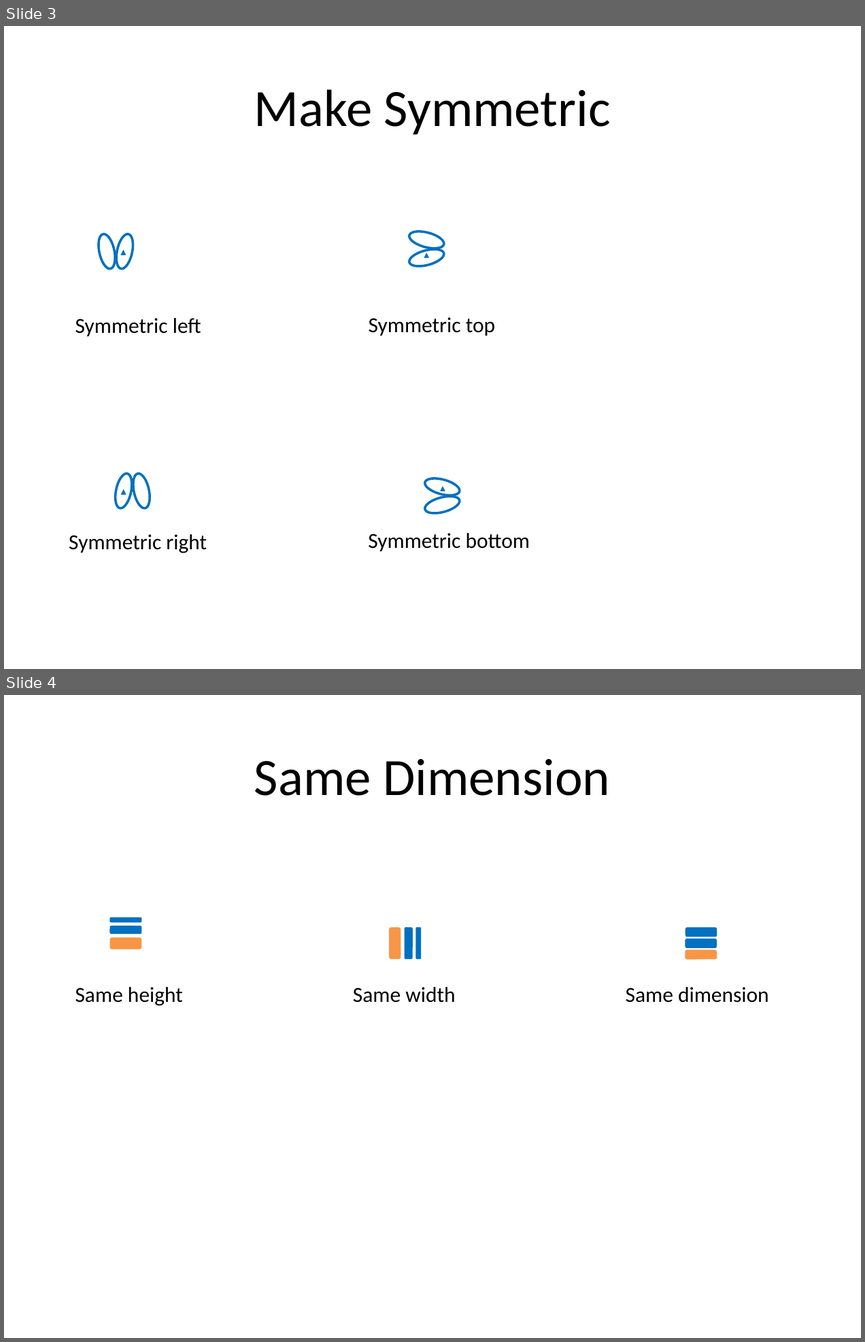
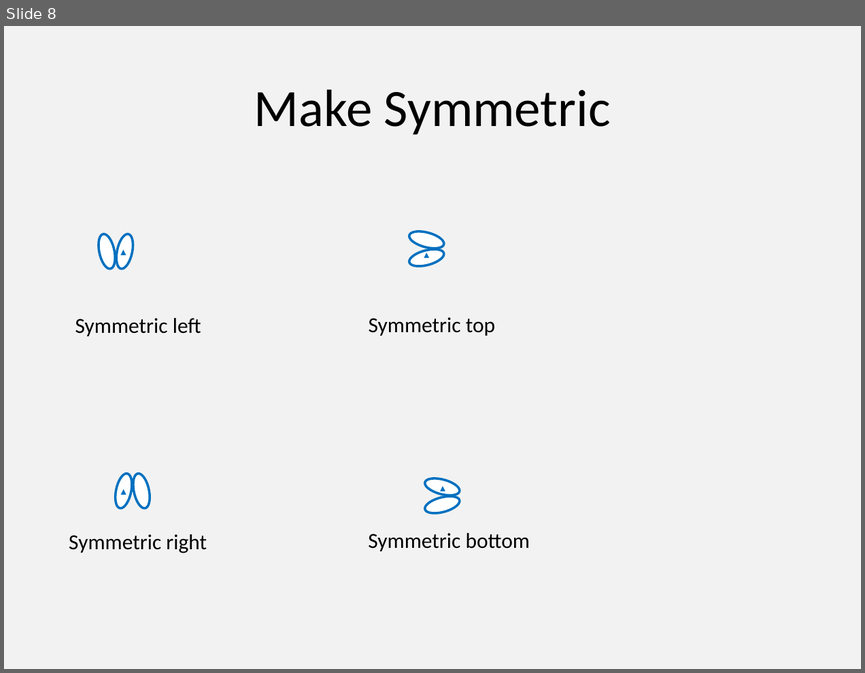
Before and after one commit to PowerPointLabs/PowerPointLabs, a slide deck: doc/Icons-ResizeLab.pptx. Shown one above the other, each under a label of ours: slides 3 and 4 before the commit, slide 8 after it. The pictures are 865x1342 and 865x673 pixels, drawn with LibreOffice and Linux fonts; fonts in the diff are those of the drawing. Boxes give left, top, right and bottom in pixels: in the first picture for what was removed or moved away, otherwise in the second. Text is boxed around its words. In the diff, an @@ line names an element or a change of style, - is before the commit and + after.

```diff
--- a/doc/Icons-ResizeLab.pptx
+++ b/doc/Icons-ResizeLab.pptx
@@ slide 4 removed at [4,695,861,1338], background #FFFFFF @@
@@ title removed at [254,759,610,796] @@
-Same Dimension
@@ rounded rectangle removed at [110,918,141,922] @@
@@ rounded rectangle removed at [110,938,141,949] @@
@@ rounded rectangle removed at [110,926,141,934] @@
@@ rounded rectangle removed at [389,928,400,958] @@
@@ rounded rectangle removed at [405,928,412,958] @@
@@ rounded rectangle removed at [415,928,420,958] @@
@@ rounded rectangle removed at [685,939,716,948] @@
@@ rounded rectangle removed at [686,927,717,936] @@
@@ rounded rectangle removed at [685,950,716,959] @@
@@ text removed at [75,987,183,1006] @@
-Same height
@@ text removed at [353,987,455,1002] @@
-Same width
@@ text removed at [626,987,769,1002] @@
-Same dimension
@@ what was slide 3 is now slide 8 @@
```
Also in this commit, not shown: 3 other slides changed, 4 slides added, 1 other slide removed, 15 other files.
